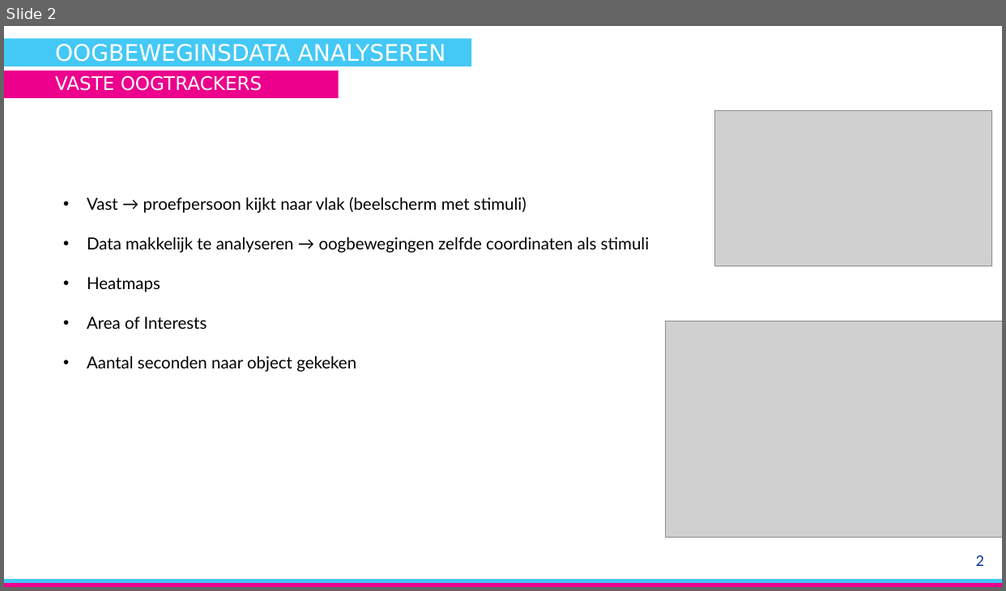
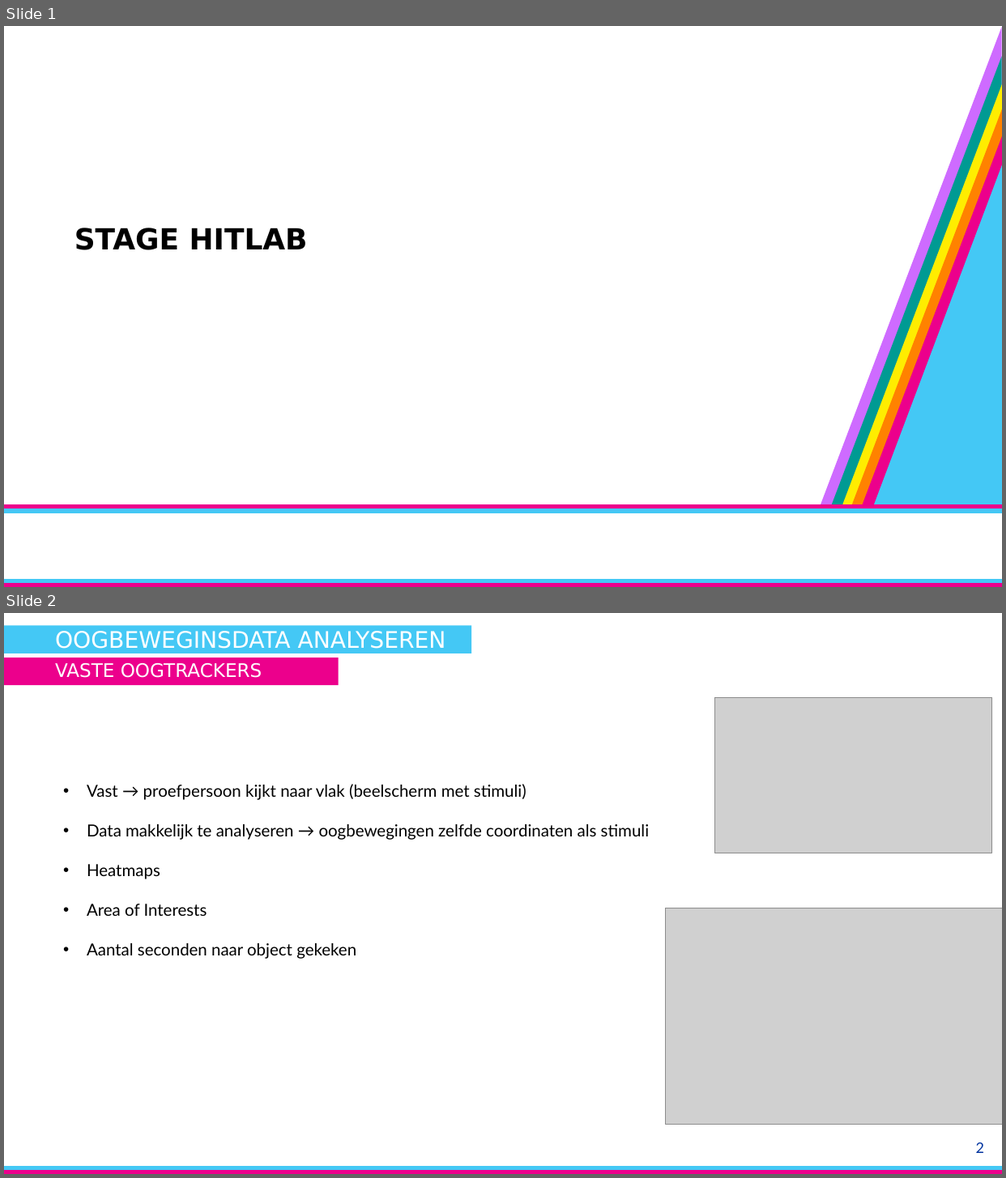
Before and after one commit to Tuur123/StageHITlab, a slide deck: SamplePresentation.pptx. Shown one above the other, each under a label of ours: slide 2 before the commit, slides 1 and 2 after it. The pictures are 1006x591 and 1006x1178 pixels, drawn with LibreOffice and Linux fonts; fonts in the diff are those of the drawing; grey boxes stand for pictures; background and template pictures are left out. Boxes give left, top, right and bottom in pixels: in the first picture for what was removed or moved away, otherwise in the second. Text is boxed around its words. In the diff, an @@ line names an element or a change of style, - is before the commit and + after.

```diff
--- a/SamplePresentation.pptx
+++ b/SamplePresentation.pptx
@@ slide 1 added at (4,26,1002,587), background picture (left out); not listed: 2 template elements that a slide beside it also shows @@
@@ group added at (820,27,1002,506): 6 freeform shapes @@
@@ text added at (74,228,308,250), 28 pt, text #000000, bold @@
+STAGE HITLAB
@@ rectangle added at (4,509,1002,513), fill #44C8F5, outline #44C8F5 1 pt @@
@@ rectangle added at (4,506,1002,509), fill #EC008C, outline #EC008C 1 pt @@
```
Also in this commit, not shown: 1 slide removed, 7 other files.
